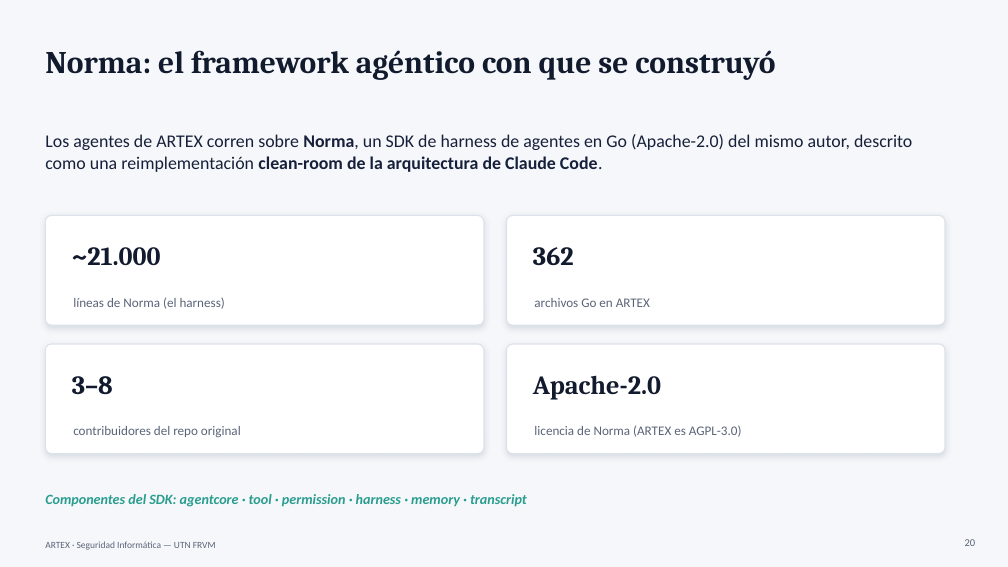
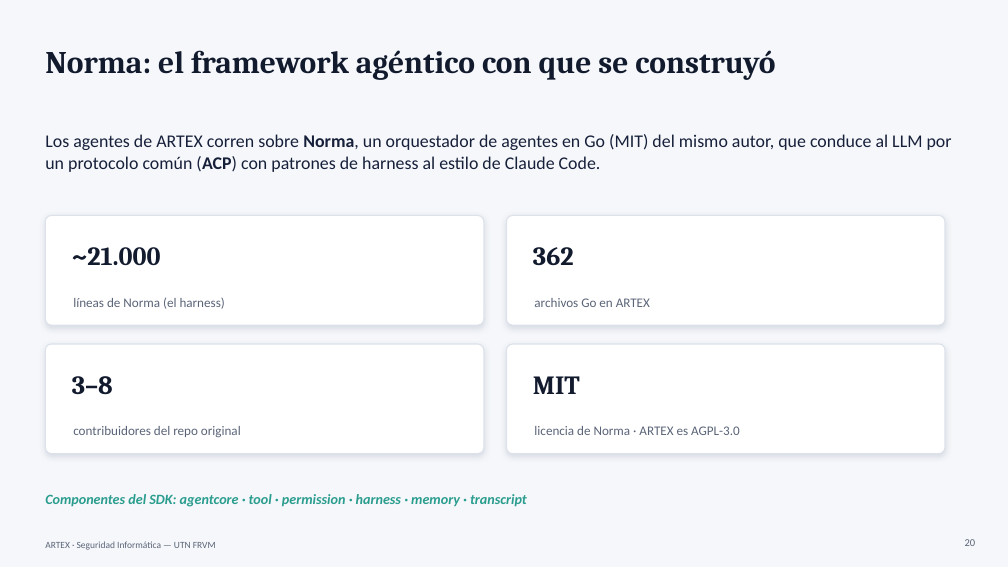
Before and after one commit to fboiero/artex-caso-de-estudio, a slide deck: slide 20 of ARTEX-caso-de-estudio.pptx. Drawn at 1008x567 pixels with LibreOffice and Linux fonts; fonts in the diff are those of the drawing. Boxes give left, top, right and bottom in pixels: in the first picture for what was removed or moved away, otherwise in the second. Text is boxed around its words. In the diff, an @@ line names an element or a change of style, - is before the commit and + after.

```diff
--- a/ARTEX-caso-de-estudio.pptx
+++ b/ARTEX-caso-de-estudio.pptx
@@ text at bbox=[45, 134, 952, 172]: text changed @@
-Los agentes de ARTEX corren sobre Norma, un SDK de harness de agentes en Go (Apache-2.0) del mismo autor, descrito como una reimplementación clean-room de la arquitectura de Claude Code.
+Los agentes de ARTEX corren sobre Norma, un orquestador de agentes en Go (MIT) del mismo autor, que conduce al LLM por un protocolo común (ACP) con patrones de harness al estilo de Claude Code.
@@ text at bbox=[533, 376, 580, 394]: text changed @@
-Apache-2.0
+MIT
@@ text at bbox=[534, 426, 740, 435]: text changed @@
-licencia de Norma (ARTEX es AGPL-3.0)
+licencia de Norma · ARTEX es AGPL-3.0
```
Also in this commit, not shown: 10 other slides changed, 2 slides added, 2 other files.
